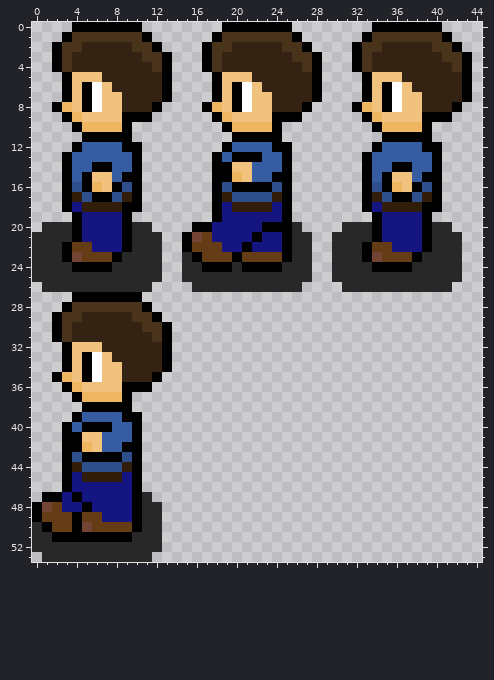
Pixel-art sprite: Luckie's Journey/Characters/Luckie/Movement/Left/Luckie Left Movement .png. The picture above is the old version.
The file is 45x54 pixels.
Once edited:
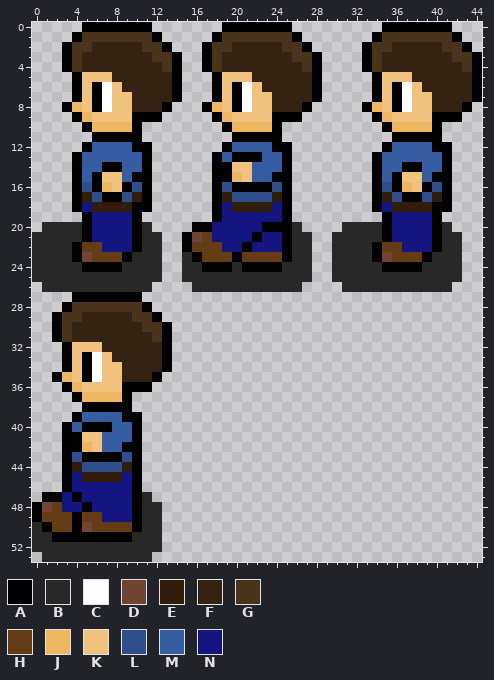
Palette (. is transparent): A #000000  B #282828  C #ffffff  D #734334  E #301d0a  F #342313  G #4a331b  H #643d16  J #efb661  K #f1c27d  L #2e4f8b  M #365da2  N #151582
Diff:
Changed rows in their new state; - is an unchanged pixel.
first column x 2:
 0 --.------A----------------------.------A---
 1 -.A------GA--------------------.A------GA--
 2 .A-G----F-GA------------------.A-G----F-GA-
 3 .AG------F-GA-----------------.AG------F-GA
 4 .AG-------FGA-----------------.AG-------FGA
 5 -.A--K-----FA------------------.A--K-----FA
 6 -.AKACK----FA------------------.AKACK----FA
 7 -.AKAC-K---FA------------------.AKAC-K---FA
 8 .AJKAC-K--FA------------------.AJKAC-K--FA-
 9 -.AJ---K--A--------------------.AJ---K--A--
10 --.A---JA-----------------------.A---JA----
11 ---.----A------------------------.----A----
12 --.A---M-A----------------------.A---M-A---
13 -.A-----MA---------------------.A-----MA---
14 -.A-M-A-MA---------------------.A-M-A-MA---
15 -.AMA-KM-A---------------------.AMA-KM-A---
16 -.ALAJKALA---------------------.ALAJKALA---
17 -.AEL-ALEA---------------------.AEL-ALEA---
18 -.AN---E-A---------------------.AN---E-A---
19 --.A---NA-----------------------.A---NA----
20 --BA---NA-----------------------BA---NA----
21 --BA---NA-----------------------BA---NA----
22 -BA-H--NA----------------------BA-H--NA----
23 -BAD--HA-----------------------BAD--HA-----
24 --B---A-------------------------B---A------
Boxes around the changes in both pictures, in picture pixels (x1, y1, x2, y2):
changed: (52, 22, 182, 272)
changed: (352, 22, 482, 272)
